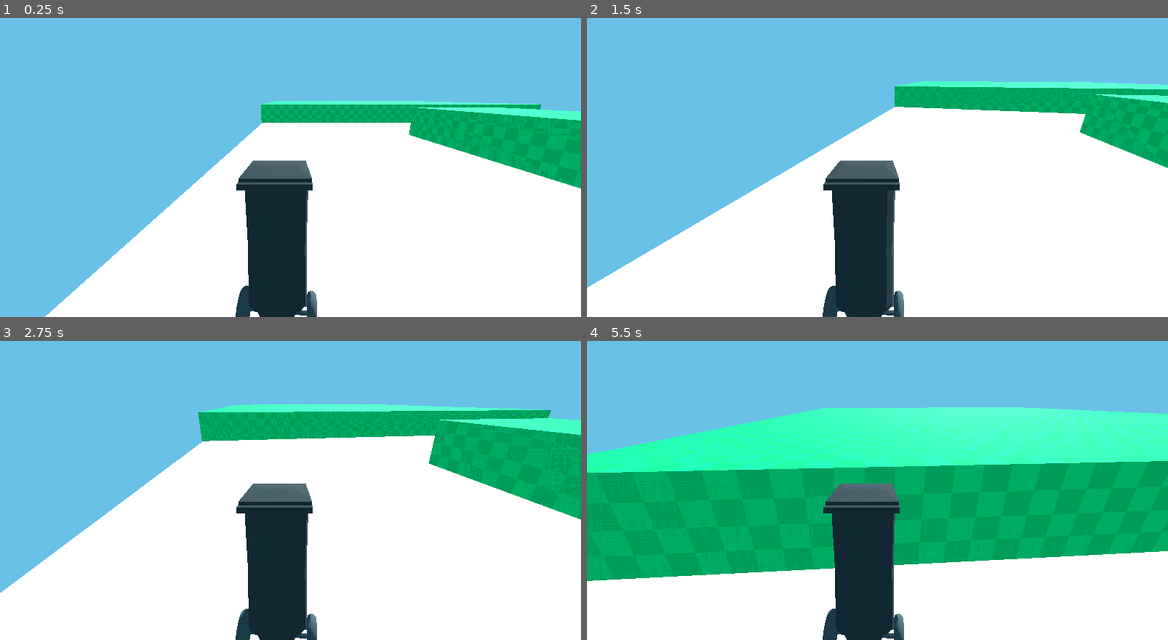
Above: before the commit, frames 1-4 (two rows, left to right).
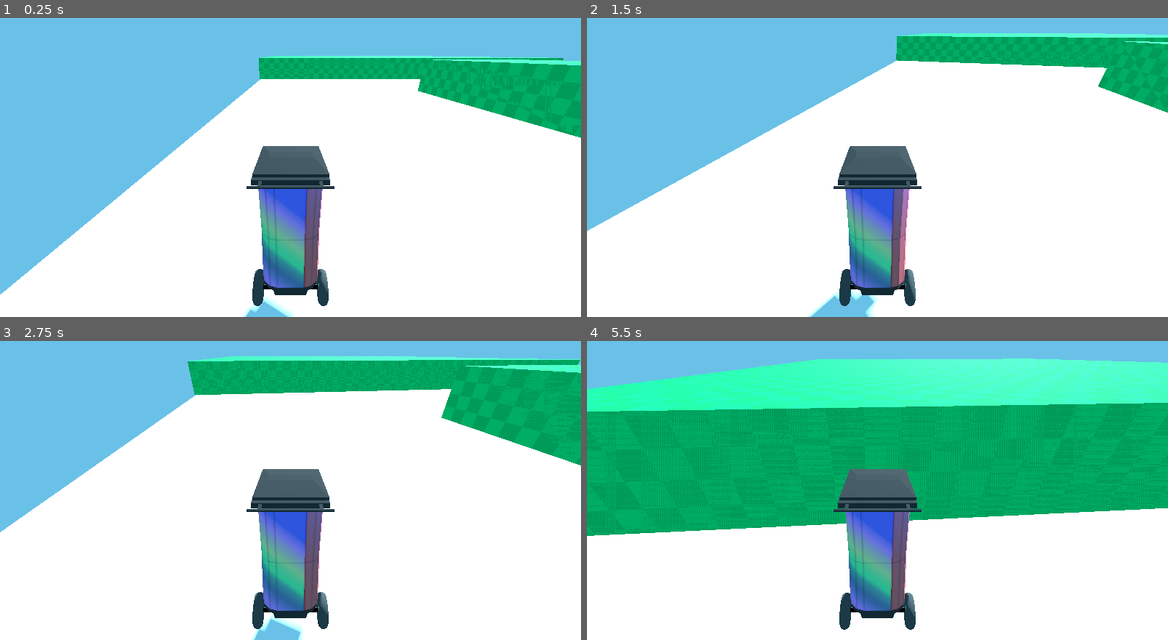
Above: after the commit, the same moments.

Repository: wagenrace/return-to-sender
Game: Godot game, scene res://world.tscn
Two runs of this game, one before a commit and one after it. Both use one fixed random seed, a clock stepped at 60 frames per second and the inputs below.
Inputs (mouse positions are in pixels of both pictures, inside the frame that each line leads up to):
- Up to frame 1 (0.25 s): no input
- Up to frame 2 (1.5 s): tap Enter at 0.5 s; move the mouse to (906, 152) at 0.52 s; hold W (move_forward) from 0.53 s (still down); move the mouse to (848, 155) at 1.27 s
- Up to frame 3 (2.75 s): keep holding W (move_forward); move the mouse to (302, 469) at 2.02 s
- Up to frame 4 (5.5 s): keep holding W (move_forward); move the mouse to (871, 481) at 2.77 s; move the mouse to (918, 481) at 3.52 s; move the mouse to (831, 472) at 4.27 s; move the mouse to (883, 475) at 5.02 s

The runs differ from the first frame. In frame 1, 30% of the frame differs, in the area x 0-100%, y 12-100%; in frame 2, 29%; in frame 3, 34%; in frame 4, 53%, in the area x 0-100%, y 5-100%.

Commit message:
Upgraded character (#5)
Co-authored-by: Marcel Visser <marcel@dot-asterisk.nl>

Diff:
--- a/character.gd
+++ b/character.gd
@@ -13,6 +13,7 @@
 
 func _ready():
 	Input.mouse_mode=Input.MOUSE_MODE_CAPTURED
+	$PlayerPivot/bin/AnimationPlayer.play('roll')
 
 func _unhandled_input(_event):
 	if _event is InputEventMouseMotion and Input.mouse_mode==Input.MOUSE_MODE_CAPTURED:
--- a/character.tscn
+++ b/character.tscn
@@ -1,9 +1,10 @@
 [gd_scene load_steps=4 format=3 uid="uid://doh0w0if3r85g"]
 
 [ext_resource type="Script" path="res://character.gd" id="1_7egtf"]
-[ext_resource type="PackedScene" uid="uid://x0irgxi44jpx" path="res://assets/bin.glb" id="2_1lwq4"]
+[ext_resource type="PackedScene" uid="uid://mcqngx6prajp" path="res://assets/bin.gltf" id="2_8sjl4"]
 
-[sub_resource type="CapsuleShape3D" id="CapsuleShape3D_8wiiv"]
+[sub_resource type="BoxShape3D" id="BoxShape3D_lmb13"]
+size = Vector3(1, 1.24939, 0.635315)
 
 [node name="character" type="CharacterBody3D"]
 collision_layer = 2
@@ -11,13 +12,16 @@
 script = ExtResource("1_7egtf")
 
 [node name="CollisionShape3D" type="CollisionShape3D" parent="."]
-transform = Transform3D(1, 0, 0, 0, 1, 0, 0, 0, 1, 0, 1, 0)
-shape = SubResource("CapsuleShape3D_8wiiv")
+transform = Transform3D(1, 0, 0, 0, 1, 0, 0, 0, 1, 0, 0.695418, -0.0890198)
+shape = SubResource("BoxShape3D_lmb13")
 
-[node name="Camera3D" type="Camera3D" parent="."]
-transform = Transform3D(1, 0, 0, 0, 0.967268, 0.253758, 0, -0.253758, 0.967268, 0.0225099, 2.36403, 1.92145)
+[node name="CameraPivot" type="Node3D" parent="."]
+
+[node name="Camera3D" type="Camera3D" parent="CameraPivot"]
+transform = Transform3D(1, 0, 0, 0, 0.906308, 0.422618, 0, -0.422618, 0.906308, 0, 2, 1.5)
 rotation_order = 0
 current = true
 
-[node name="bin" parent="." instance=ExtResource("2_1lwq4")]
-transform = Transform3D(-0.3, 0, -4.52987e-08, 0, 0.3, 0, 4.52987e-08, 0, -0.3, -0.10923, 0.916005, -0.0148489)
+[node name="PlayerPivot" type="Node3D" parent="."]
+
+[node name="bin" parent="PlayerPivot" instance=ExtResource("2_8sjl4")]
Binary file added: assets/bin.bin
Binary file removed: assets/bin.glb
Not shown, added: assets/bin.gltf
Not shown, changed: assets/bin.gltf.import
Binary file added: assets/texture.png
Not shown, added: assets/texture.png.import
